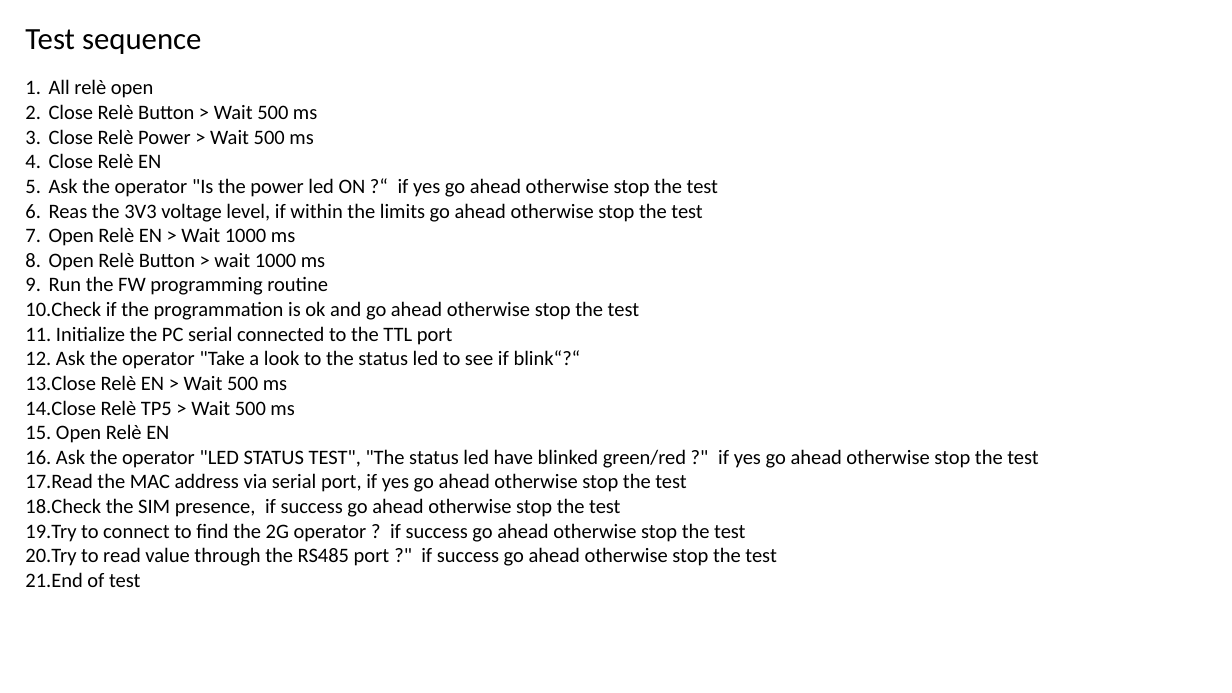
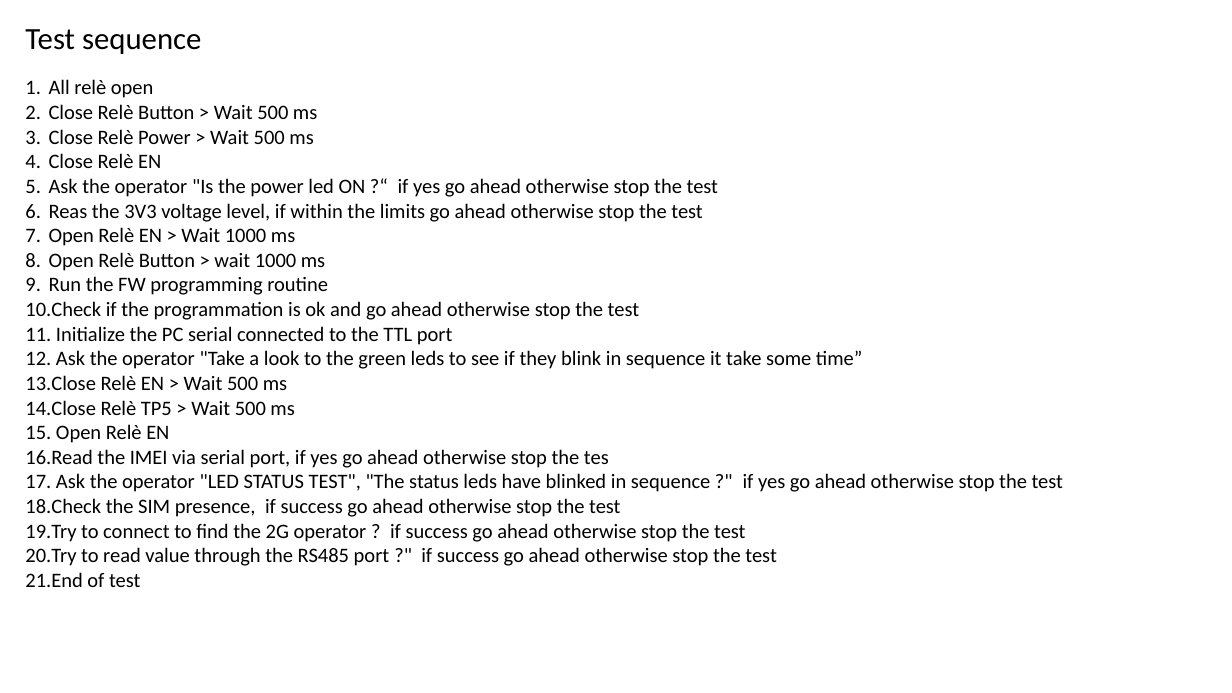
Before and after one commit to accarel/c780_carel_cloud_engine_binary, a slide deck: slide 10 of Utility/USR_Test_HW_Support/Documentation/C780_HW_TEST_2G.pptx. Drawn at 1232x693 pixels with LibreOffice and Linux fonts; fonts in the diff are those of the drawing. Boxes give left, top, right and bottom in pixels: in the first picture for what was removed or moved away, otherwise in the second. Text is boxed around its words. In the diff, an @@ line names an element or a change of style, - is before the commit and + after.

Commit message:
V.1.1.0 this version support both WiFi and 2G test updated the documentation

```diff
--- a/Utility/USR_Test_HW_Support/Documentation/C780_HW_TEST_2G.pptx
+++ b/Utility/USR_Test_HW_Support/Documentation/C780_HW_TEST_2G.pptx
@@ text at (56, 350, 863, 369): text changed @@
-12. Ask the operator "Take a look to the status led to see if blink“?“
+12. Ask the operator "Take a look to the green leds to see if they blink in sequence it take some time”
@@ text at (25, 449, 1063, 492): text changed @@
-16. Ask the operator "LED STATUS TEST", "The status led have blinked green/red ?" if yes go ahead otherwise stop the test
-17. Read the MAC address via serial port, if yes go ahead otherwise stop the test
+16. Read the IMEI via serial port, if yes go ahead otherwise stop the tes
+17. Ask the operator "LED STATUS TEST", "The status leds have blinked in sequence ?" if yes go ahead otherwise stop the test
```
Also in this commit, not shown: 1 other slide changed, 5 other files.
